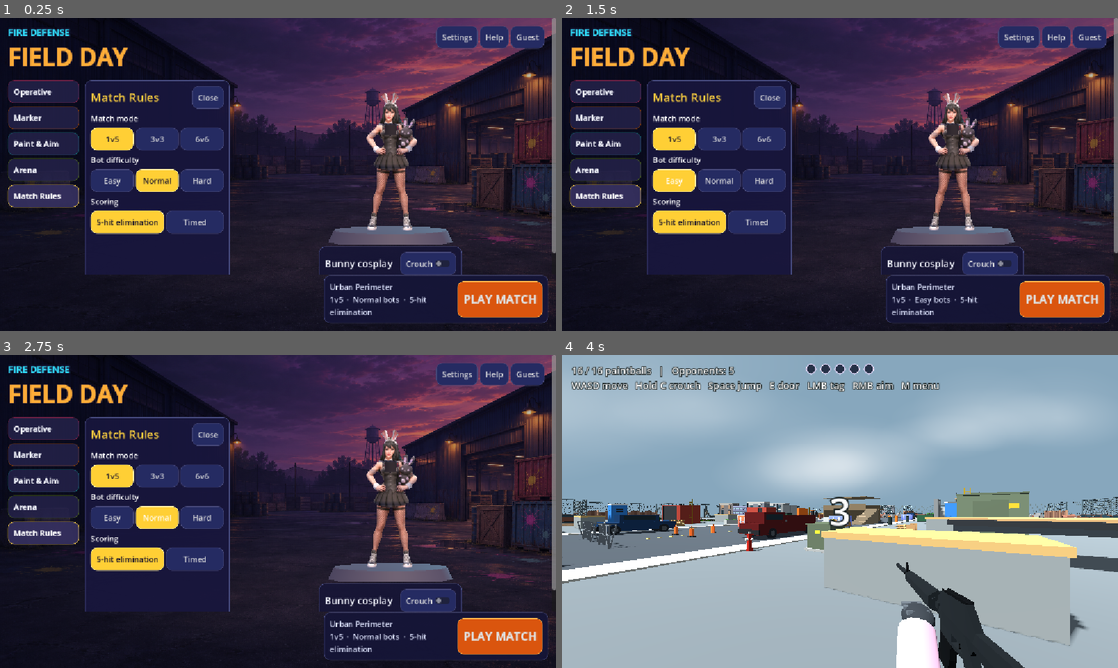
Above: before the commit, frames 1-4 (two rows, left to right).
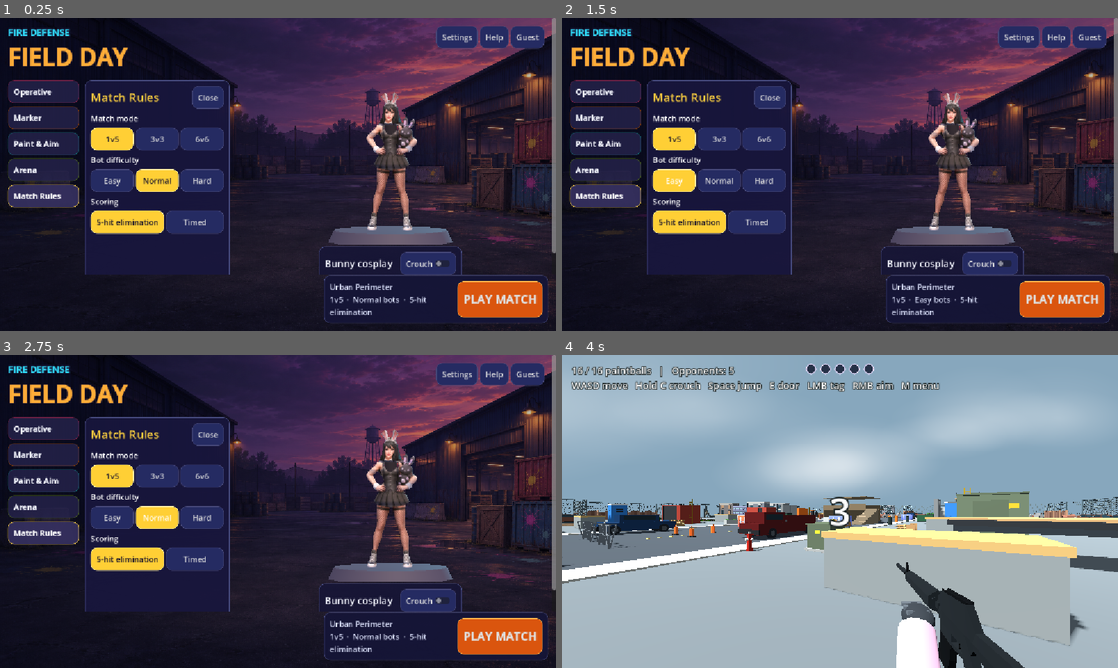
Above: after the commit, the same moments.

Repository: 302stang86/fdfd
Game: Godot game, scene res://menu.tscn
The game is run twice, just before and just after one commit, with the same random seed, the same clock (stepped at 60 frames per second) and the same inputs.
Inputs:
- Up to frame 1 (0.25 s): no input
- Up to frame 2 (1.5 s): click "Easy" at 0.5 s; click "Easy" at 1.25 s
- Up to frame 3 (2.75 s): click "Normal" at 2 s
- Up to frame 4 (4 s): click "Normal" at 2.75 s; click "PLAY MATCH" at 3.5 s

The runs differ from the first frame. In frame 1, 0.1% of the frame differs, in the area x 67-75%, y 24-66%; in frame 2, 0.1%; in frame 3, 0.1%; in frame 4, less than 0.1%.

Commit message:
Smooth character side seams and blend side textures

Diff:
--- a/character_models.gd
+++ b/character_models.gd
@@ -3,6 +3,7 @@
 # the arena. The models come from blender/make_characters.py: feet at y = 0, 1.5 m tall,
 # facing +Z, split into Torso / ArmA / ArmB / LegA / LegB nodes whose origins are the joints.
 
+const SIDE_MATERIAL := preload("res://character_side_wrap.gdshader")
 const STAND_HEIGHT := 1.5
 const CROUCH_HEIGHT := 1.0
 const PARTS := ["Torso", "ArmA", "ArmB", "LegA", "LegB"]
@@ -69,25 +70,43 @@
 		var arrays := source.surface_get_arrays(surface)
 		var vertices: PackedVector3Array = arrays[Mesh.ARRAY_VERTEX]
 		var normals := PackedVector3Array()
+		var smooth_normals: Dictionary = {}
 		if arrays[Mesh.ARRAY_NORMAL] != null:
 			normals = arrays[Mesh.ARRAY_NORMAL]
 		for index in range(vertices.size()):
 			var vertex := vertices[index]
 			var height := vertex.y + height_offset
 			var multiplier := profile_scale(part_name, height)
+			var slope := 0.0
 			if index < normals.size():
 				var gradient := (profile_scale(part_name, height + 0.002) - profile_scale(part_name, height - 0.002)) / 0.004
+				slope = (profile_center(part_name, height + 0.002) - profile_center(part_name, height - 0.002)) / 0.004
 				var normal := normals[index]
 				normal.z /= multiplier
-				normal.y -= normal.z * vertex.z * gradient
+				normal.y -= normal.z * (vertex.z * gradient + slope)
 				normals[index] = normal.normalized()
-			vertex.z *= multiplier
+			vertex.z = vertex.z * multiplier + profile_center(part_name, height)
 			vertices[index] = vertex
+			if index < normals.size():
+				var key := vertex.snapped(Vector3.ONE * 0.0001)
+				var average: Vector3 = smooth_normals.get(key, Vector3.ZERO)
+				smooth_normals[key] = average + normals[index]
 		arrays[Mesh.ARRAY_VERTEX] = vertices
 		if not normals.is_empty():
+			for index in range(normals.size()):
+				var average: Vector3 = smooth_normals[vertices[index].snapped(Vector3.ONE * 0.0001)]
+				if not average.is_zero_approx():
+					normals[index] = average.normalized()
 			arrays[Mesh.ARRAY_NORMAL] = normals
 		result.add_surface_from_arrays(Mesh.PRIMITIVE_TRIANGLES, arrays)
-		result.surface_set_material(surface, source.surface_get_material(surface))
+		var original := source.surface_get_material(surface) as BaseMaterial3D
+		if original != null and original.albedo_texture != null:
+			var wrapped := ShaderMaterial.new()
+			wrapped.shader = SIDE_MATERIAL
+			wrapped.set_shader_parameter("atlas", original.albedo_texture)
+			result.surface_set_material(surface, wrapped)
+		else:
+			result.surface_set_material(surface, source.surface_get_material(surface))
 	return result
 
 static func profile_scale(part_name: String, height: float) -> float:
@@ -97,6 +116,16 @@
 	if part_name.begins_with("Arm"):
 		return lerpf(1.62, 1.2, smoothstep(0.78, 1.08, height))
 	return lerpf(1.04, 1.27, smoothstep(0.08, 0.28, height))
+
+static func profile_center(part_name: String, height: float) -> float:
+	if part_name == "Torso":
+		var chest := exp(-pow((height - 1.025) / 0.17, 2.0)) * 0.025
+		var pelvis := exp(-pow((height - 0.70) / 0.12, 2.0)) * 0.024
+		var face := exp(-pow((height - 1.32) / 0.055, 2.0)) * 0.012
+		return chest - pelvis + face
+	if part_name.begins_with("Leg"):
+		return -exp(-pow((height - 0.36) / 0.11, 2.0)) * 0.017
+	return 0.0
 
 # The source silhouette has disconnected neck and bodice rings. Join them with
 # a closed fabric insert attached to the torso so it follows the crouch pose.
--- /dev/null
+++ b/character_side_wrap.gdshader
@@ -0,0 +1,21 @@
+shader_type spatial;
+render_mode cull_disabled, diffuse_burley;
+
+uniform sampler2D atlas : source_color, filter_linear_mipmap, repeat_disable;
+varying vec3 model_normal;
+
+void vertex() {
+	model_normal = NORMAL;
+}
+
+void fragment() {
+	vec3 n = normalize(model_normal);
+	bool front = UV.x < 0.5;
+	vec2 front_uv = vec2(front ? UV.x : UV.x - 0.5, UV.y);
+	vec3 front_color = texture(atlas, front_uv).rgb;
+	vec3 back_color = texture(atlas, front_uv + vec2(0.5, 0.0)).rgb;
+	float side = smoothstep(0.25, 0.92, abs(n.x));
+	float blend = mix(front ? 0.0 : 1.0, 0.5, side);
+	ALBEDO = mix(front_color, back_color, blend);
+	ROUGHNESS = 0.86;
+}
